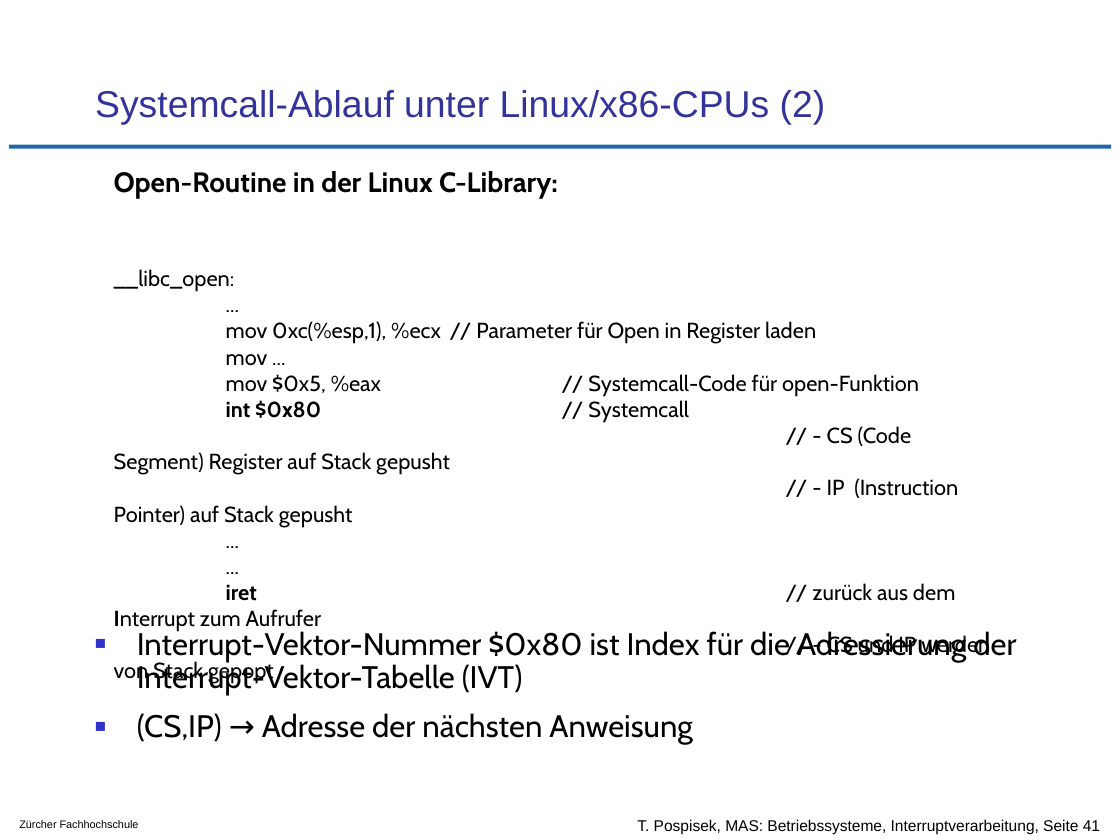
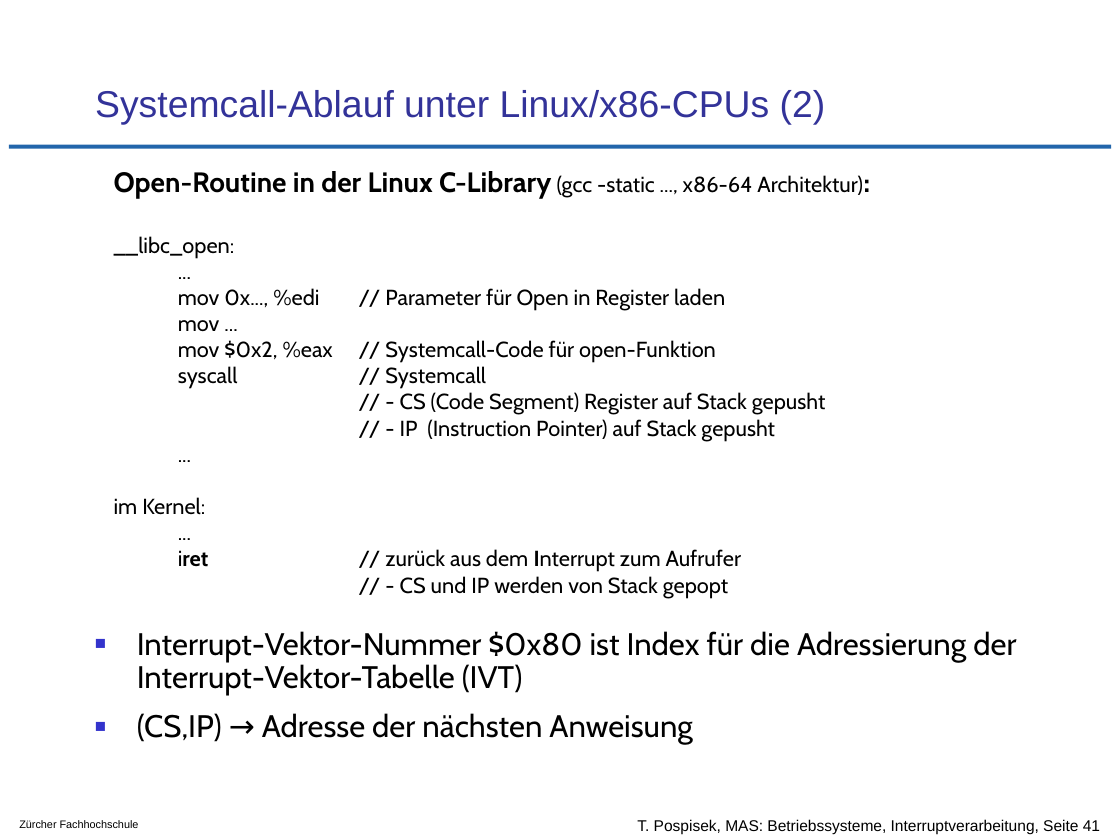
Before and after one commit to tpo/betriebssysteme, a slide deck: slide 41 of 04-3_Interruptverarbeitung_in_Betriebssystemen.odp. Drawn at 1120x840 pixels with LibreOffice and Linux fonts; fonts in the diff are those of the drawing; background and template pictures are left out. Boxes give left, top, right and bottom in pixels: in the first picture for what was removed or moved away, otherwise in the second. Text is boxed around its words. In the diff, an @@ line names an element or a change of style, - is before the commit and + after.

Commit message:
S.41 - "open" Assembler an Moderne CPUs angepasst

```diff
--- a/04-3_Interruptverarbeitung_in_Betriebssystemen.odp
+++ b/04-3_Interruptverarbeitung_in_Betriebssystemen.odp
@@ text at [114, 171, 863, 598]: paragraph added @@
+im Kernel:
@@ text at [114, 171, 863, 198]: text changed; size 18 to 14 pt; bold off @@
-Open-Routine in der Linux C-Library:
+Open-Routine in der Linux C-Library (gcc -static ..., x86-64 Architektur):
@@ text at [114, 236, 826, 598]: bold off in "iret" @@
@@ text at [178, 288, 725, 310]: text changed @@
-mov 0xc(%esp,1), %ecx // Parameter für Open in Register laden
+mov 0x..., %edi // Parameter für Open in Register laden
@@ text at [385, 340, 716, 389]: text changed @@
-mov $0x5, %eax // Systemcall-Code für open-Funktion
-int $0x80 // Systemcall
+mov $0x2, %eax // Systemcall-Code für open-Funktion
+syscall // Systemcall
```
Also in this commit, not shown: 1 other slide changed.
